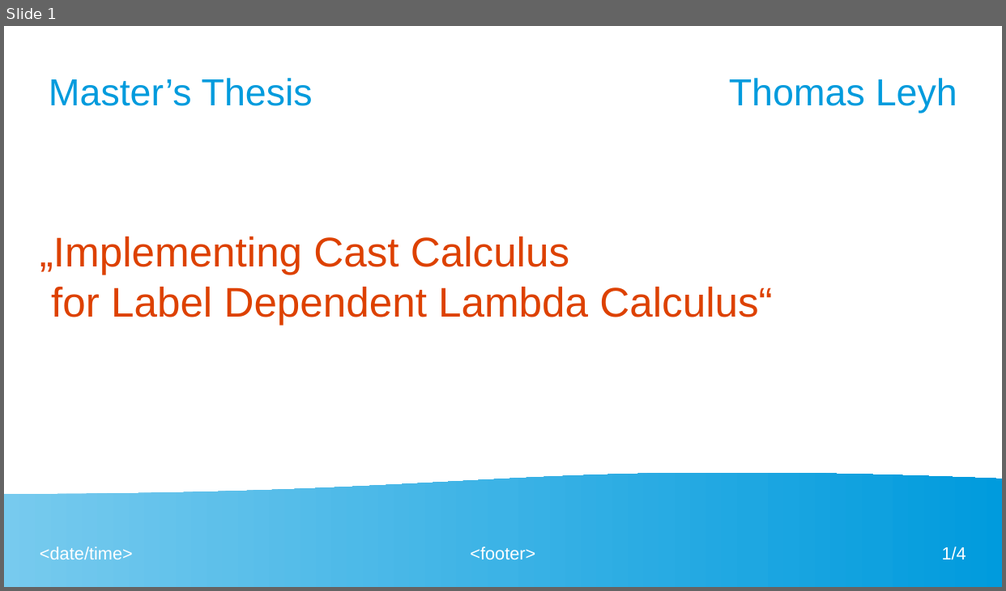
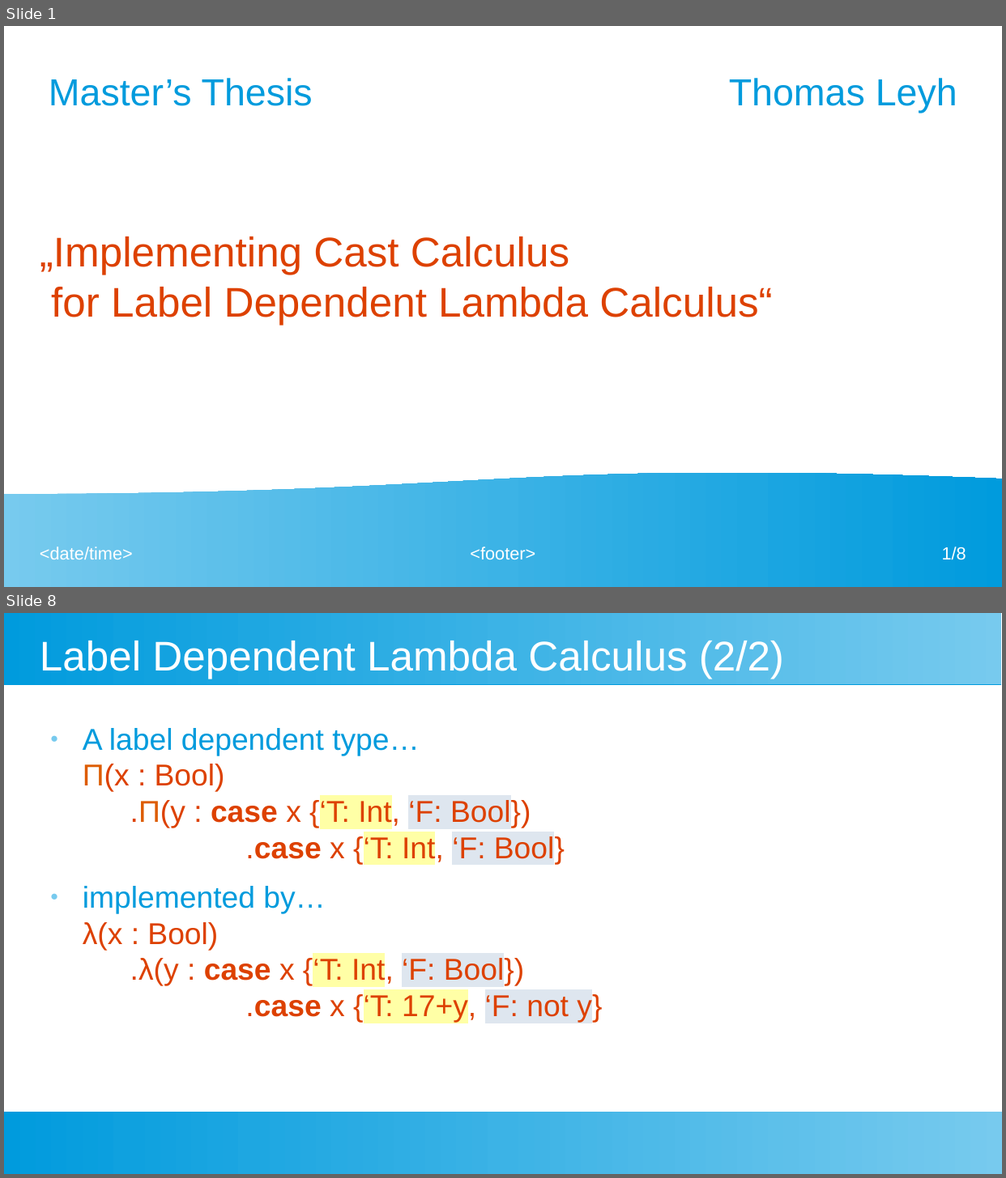
Before and after one commit to leyhline/mastersthesis, a slide deck: presentation.odp. Shown one above the other, each under a label of ours: slide 1 before the commit, slides 1 and 8 after it; the slides between them are not shown. The pictures are 1006x591 and 1006x1178 pixels, drawn with LibreOffice and Linux fonts; fonts in the diff are those of the drawing. Boxes give left, top, right and bottom in pixels: in the first picture for what was removed or moved away, otherwise in the second. Text is boxed around its words. In the diff, an @@ line names an element or a change of style, - is before the commit and + after.

```diff
--- a/presentation.odp
+++ b/presentation.odp
@@ slide 8 added at bbox=[4, 613, 1002, 1174], background #FFFFFF @@
@@ rectangle added at bbox=[4, 613, 1002, 684], fill gradient #77CAEE to #75C9EE to #73C9ED to #71C8ED to #6FC7ED to #6EC6ED @@
@@ title added at bbox=[40, 641, 784, 679], 33 pt, text #FFFFFF @@
+Label Dependent Lambda Calculus (2/2)
@@ text added at bbox=[83, 728, 602, 1023], 24 pt, text #DD4100 @@
+● A label dependent type…
+  Π(x : Bool)
+  .Π(y : case x {‘T: Int, ‘F: Bool})
+  .case x {‘T: Int, ‘F: Bool}
+● implemented by…
+  λ(x : Bool)
+  .λ(y : case x {‘T: Int, ‘F: Bool})
+  .case x {‘T: 17+y, ‘F: not y}
@@ rectangle added at bbox=[4, 1112, 1002, 1174], fill gradient #77CAEE to #75C9EE to #73C9ED to #71C8ED to #6FC7ED to #6EC6ED @@
@@ page number at bbox=[942, 547, 966, 561]: text changed @@
-1/4
+1/8
```
Also in this commit, not shown: 3 slides changed, 3 other slides added.
